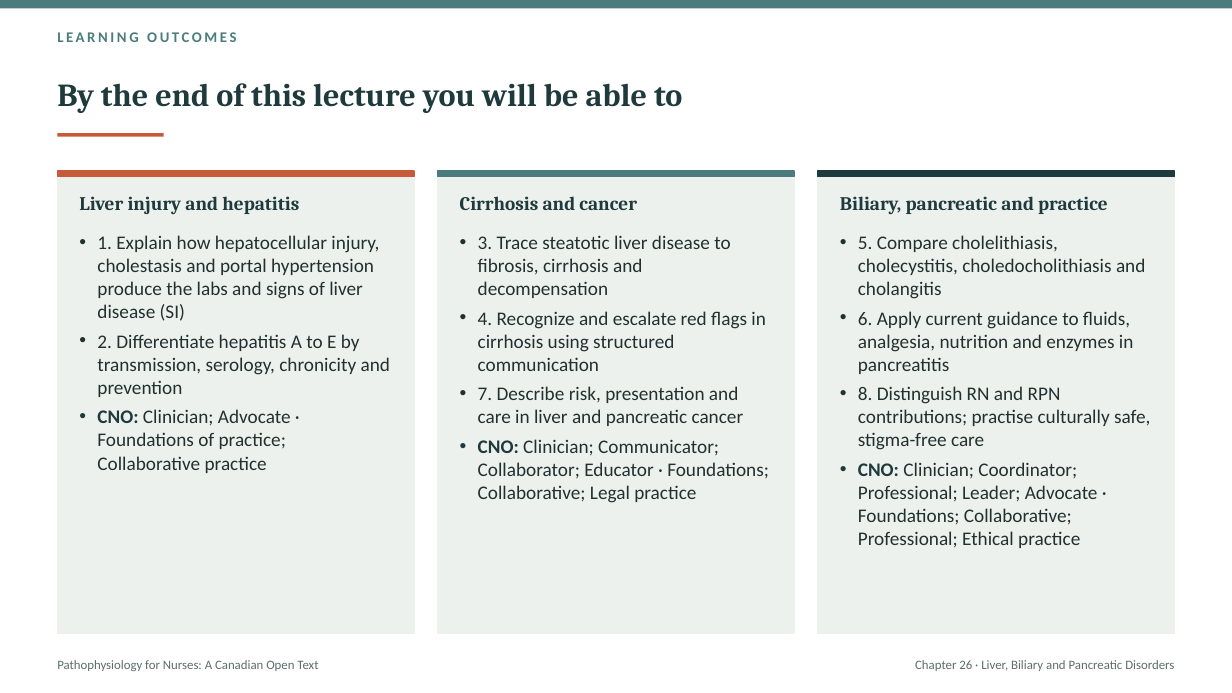
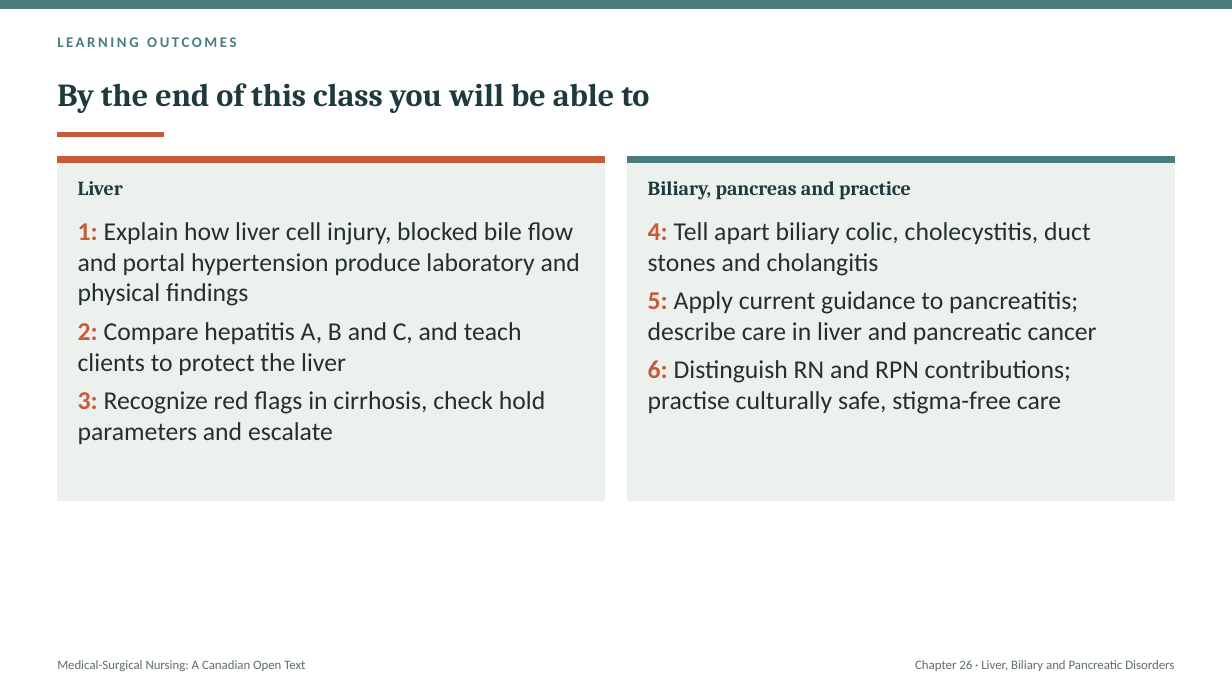
Before and after one commit to andrewleenl/opensourcenursing, a slide deck: slide 2 of Ch26_Liver_Biliary_and_Pancreatic_Disorders_Lecture_Presentation.pptx (slide 5 before the commit). Drawn at 1232x693 pixels with LibreOffice and Linux fonts; fonts in the diff are those of the drawing. Boxes give left, top, right and bottom in pixels: in the first picture for what was removed or moved away, otherwise in the second. Text is boxed around its words. In the diff, an @@ line names an element or a change of style, - is before the commit and + after.

```diff
--- a/Ch26_Liver_Biliary_and_Pancreatic_Disorders_Lecture_Presentation.pptx
+++ b/Ch26_Liver_Biliary_and_Pancreatic_Disorders_Lecture_Presentation.pptx
@@ text "LEARNING OUTCOMES" at [57, 37, 236, 47]: vertical alignment top to middle @@
@@ title at [57, 83, 649, 113]: text changed @@
-By the end of this lecture you will be able to
+By the end of this class you will be able to
@@ rectangle: place and size @@
-rectangle at [57, 171, 414, 177]
+rectangle at [57, 157, 604, 163]
@@ rectangle: place and size @@
-rectangle at [57, 171, 414, 633]
+rectangle at [57, 157, 604, 501]
@@ rectangle removed at [438, 171, 795, 633] @@
@@ rectangle removed at [438, 171, 795, 177] @@
@@ rectangle: place and size @@
-rectangle at [818, 171, 1175, 633]
+rectangle at [628, 157, 1175, 501]
@@ rectangle added at [628, 157, 1175, 163], fill #4A7C7E, outline #4A7C7E 1 pt @@
@@ text "Biliary, pancreas and practice" at [648, 181, 911, 200]: vertical alignment middle to top @@
@@ rectangle removed at [818, 171, 1175, 177] @@
@@ text added at [78, 181, 123, 195], 15.5 pt, text #1F3A3D, bold @@
+Liver
@@ text removed at [79, 196, 299, 214] @@
-Liver injury and hepatitis
@@ text removed at [460, 196, 637, 210] @@
-Cirrhosis and cancer
@@ text at [648, 181, 911, 200]: text changed; size 15 to 15.5 pt @@
-Biliary, pancreatic and practice
+Biliary, pancreas and practice
@@ text added at [78, 222, 580, 444], 20 pt, text #22302F @@
+1: Explain how liver cell injury, blocked bile flow and portal hypertension produce laboratory and physical findings
+2: Compare hepatitis A, B and C, and teach clients to protect the liver
+3: Recognize red flags in cirrhosis, check hold parameters and escalate
@@ text removed at [97, 235, 390, 473] @@
-• 1. Explain how hepatocellular injury, cholestasis and portal hypertension produce the labs and signs of liver disease (SI)
-• 2. Differentiate hepatitis A to E by transmission, serology, chronicity and prevention
-• CNO: Clinician; Advocate · Foundations of practice; Collaborative practice
@@ text removed at [478, 235, 769, 503] @@
-• 3. Trace steatotic liver disease to fibrosis, cirrhosis and decompensation
-• 4. Recognize and escalate red flags in cirrhosis using structured communication
-• 7. Describe risk, presentation and care in liver and pancreatic cancer
-• CNO: Clinician; Communicator; Collaborator; Educator · Foundations; Collaborative; Legal practice
@@ text at [648, 222, 1097, 414]: text changed; size 15 to 20 pt @@
-• 5. Compare cholelithiasis, cholecystitis, choledocholithiasis and cholangitis
-• 6. Apply current guidance to fluids, analgesia, nutrition and enzymes in pancreatitis
-• 8. Distinguish RN and RPN contributions; practise culturally safe, stigma-free care
-• CNO: Clinician; Coordinator; Professional; Leader; Advocate · Foundations; Collaborative; Professional; Ethical practice
+4: Tell apart biliary colic, cholecystitis, duct stones and cholangitis
+5: Apply current guidance to pancreatitis; describe care in liver and pancreatic cancer
+6: Distinguish RN and RPN contributions; practise culturally safe, stigma-free care
@@ text at [57, 660, 305, 671]: text changed @@
-Pathophysiology for Nurses: A Canadian Open Text
+Medical-Surgical Nursing: A Canadian Open Text
```
Also in this commit, not shown: 10 other slides changed, 38 slides added, 44 slides removed, 1 other file.
